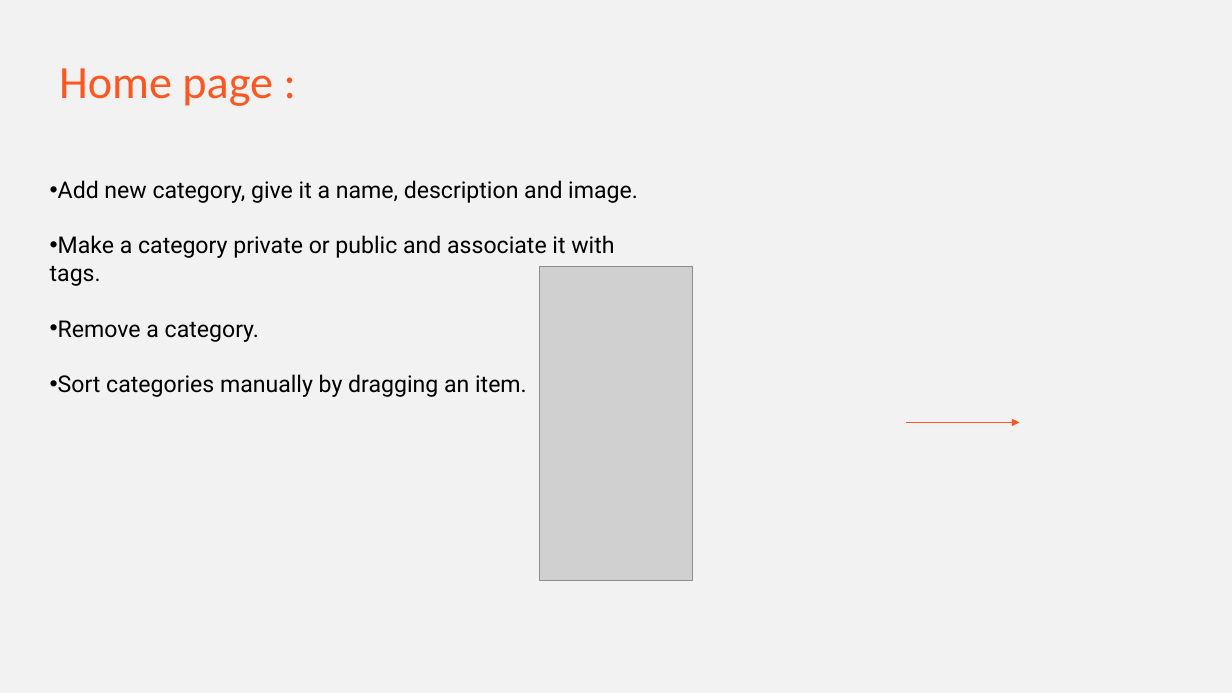
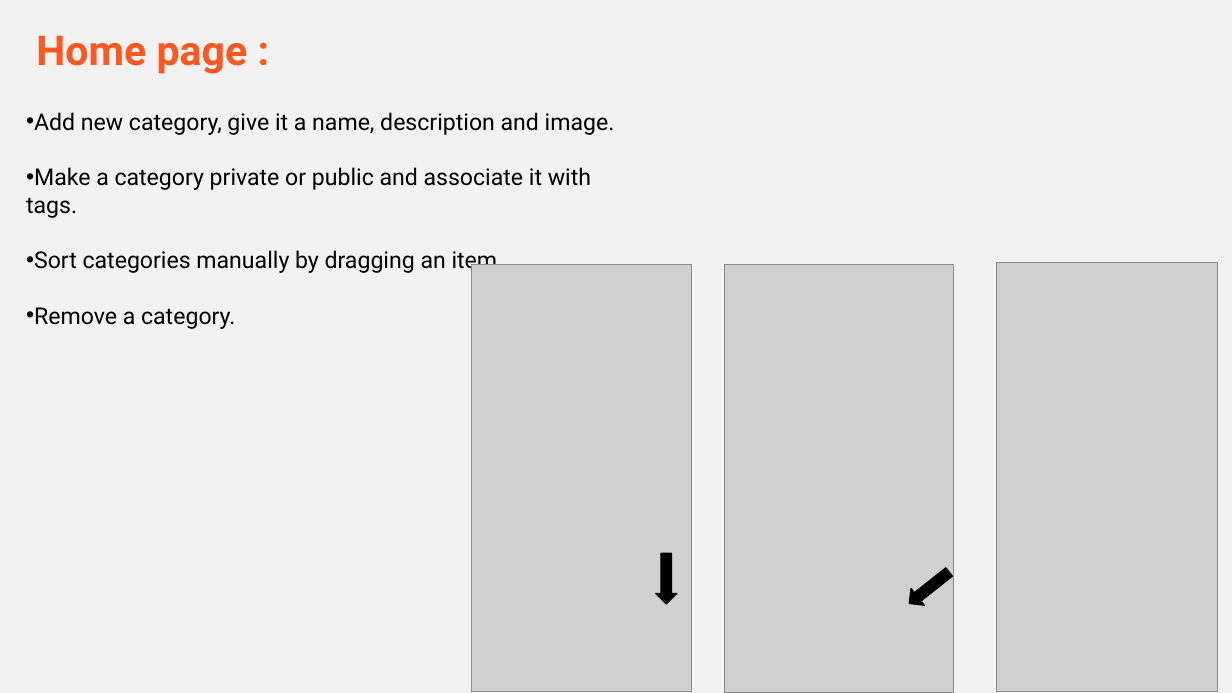
Before and after one commit to amjadaslan/2022b-Savet, a slide deck: slide 5 of savet.pptx (slide 4 before the commit). Drawn at 1232x693 pixels with LibreOffice and Linux fonts; fonts in the diff are those of the drawing; grey boxes stand for pictures. Boxes give left, top, right and bottom in pixels: in the first picture for what was removed or moved away, otherwise in the second. Text is boxed around its words. In the diff, an @@ line names an element or a change of style, - is before the commit and + after.

```diff
--- a/savet.pptx
+++ b/savet.pptx
@@ text "Home page :" moved from (x1=59, y1=68, x2=273, y2=106) to (x1=36, y1=35, x2=248, y2=74) @@
@@ text "Home page :" at (x1=36, y1=35, x2=248, y2=74): size 36 to 32 pt, font Calibri to Roboto, bold on @@
@@ text "Add new category, give it ..." moved from (x1=50, y1=180, x2=638, y2=397) to (x1=26, y1=112, x2=615, y2=329) @@
@@ text at (x1=34, y1=250, x2=504, y2=273): paragraph added @@
+• Sort categories manually by dragging an item.
@@ picture resized from (x1=540, y1=267, x2=692, y2=580) to (x1=471, y1=264, x2=692, y2=691) @@
@@ picture added at (x1=725, y1=264, x2=953, y2=693) @@
@@ picture added at (x1=997, y1=262, x2=1218, y2=691) @@
@@ text at (x1=58, y1=374, x2=527, y2=397): paragraph removed @@
-• Sort categories manually by dragging an item.
@@ arrow removed from (906, 422) to (1019, 422) @@
@@ right arrow added at (x1=656, y1=554, x2=677, y2=604), fill #000000, outline #000000 1 pt @@
@@ right arrow added at (x1=903, y1=564, x2=956, y2=612), fill #000000, outline #000000 1 pt @@
```
Also in this commit, not shown: 2 other slides changed, 5 slides added, 2 slides removed.
